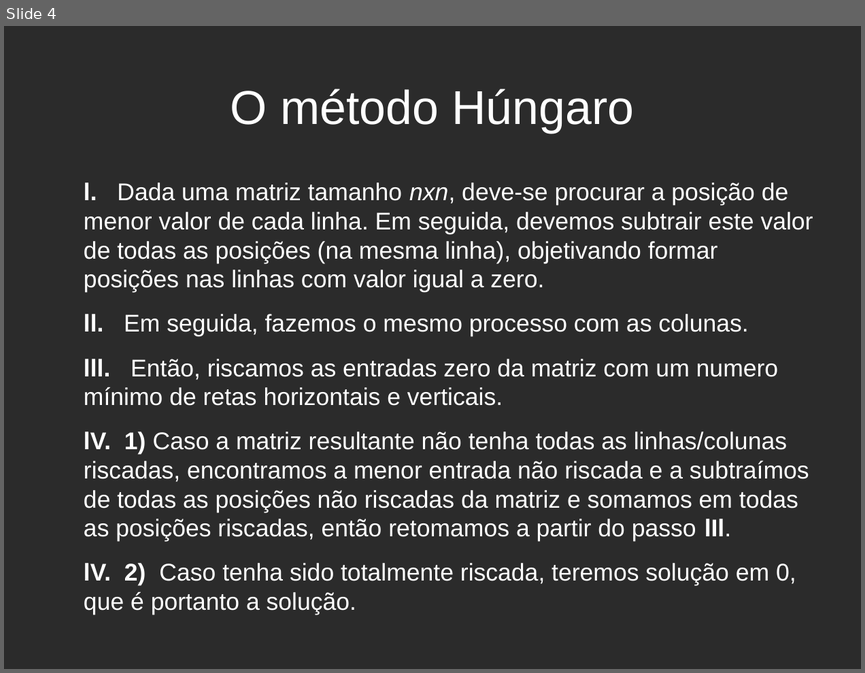
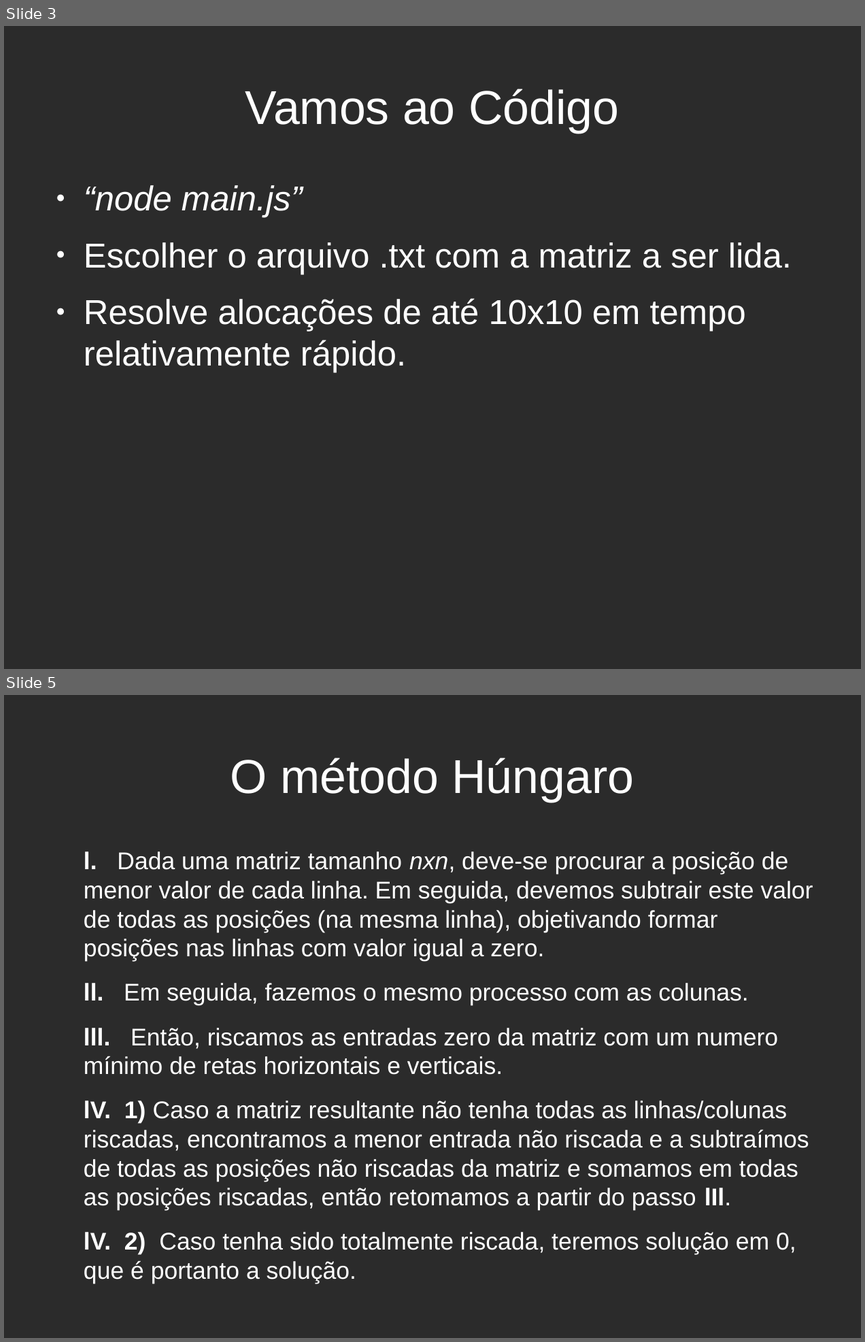
Before and after one commit to tiagomoraes/Allocation_Solver, a slide deck: PPT do trabalho.odp. Shown one above the other, each under a label of ours: slide 4 before the commit, slides 3 and 5 after it; the slides between them are not shown. The pictures are 865x673 and 865x1342 pixels, drawn with LibreOffice and Linux fonts; fonts in the diff are those of the drawing; background and template pictures are left out; a plain dark background stands for a picture behind light text. Boxes give left, top, right and bottom in pixels: in the first picture for what was removed or moved away, otherwise in the second. Text is boxed around its words. In the diff, an @@ line names an element or a change of style, - is before the commit and + after.

Commit message:
Adicionei um slide explicando como rodar o código

```diff
--- a/PPT do trabalho.odp
+++ b/PPT do trabalho.odp
@@ slide 3 added at box(4, 26, 861, 669), background picture (left out) @@
@@ title added at box(245, 89, 619, 133), 44 pt, text #FFFFFF @@
+Vamos ao Código
@@ text added at box(84, 185, 791, 373), 32 pt, text #FFFFFF @@
+● “node main.js”
+● Escolher o arquivo .txt com a matriz a ser lida.
+● Resolve alocações de até 10x10 em tempo relativamente rápido.
@@ what was slide 4 is now slide 5 @@
```
Also in this commit, not shown: 7 slides changed, 1 other file.
